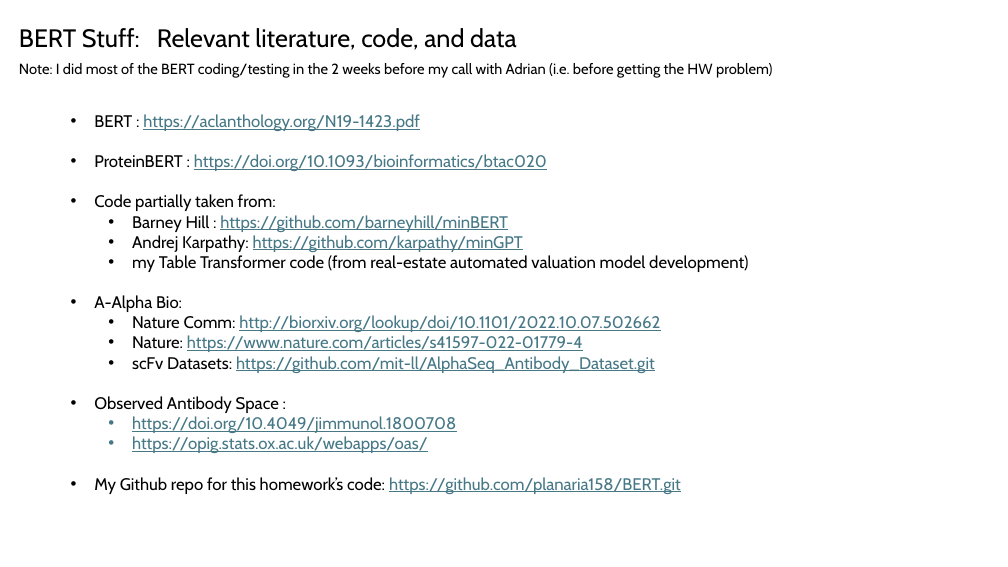
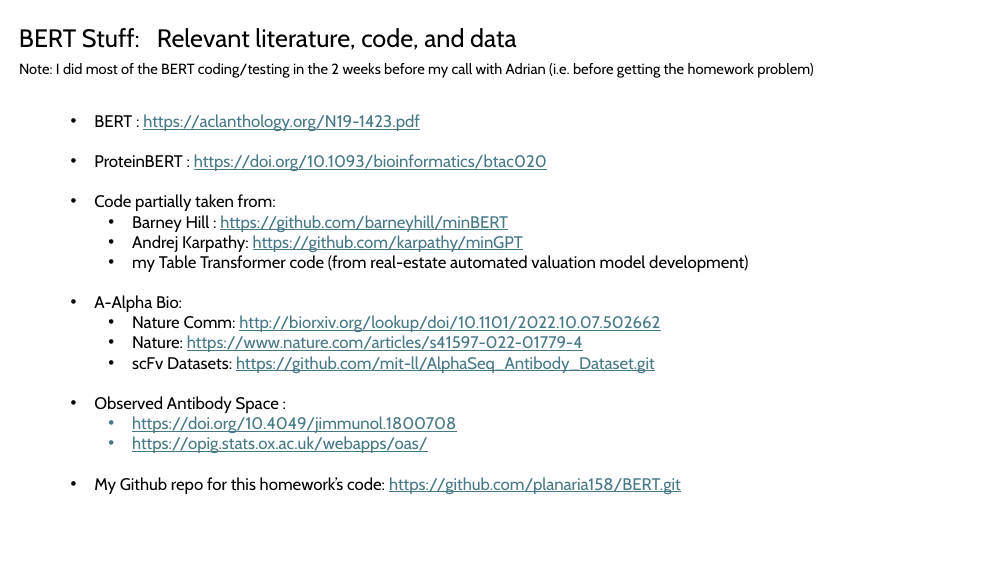
Before and after one commit to planaria158/BERT-antibody-antigen-binding-energy, a slide deck: slide 19 of Homework-aAlphaBio.pptx (slide 23 before the commit). Drawn at 1008x567 pixels with LibreOffice and Linux fonts; fonts in the diff are those of the drawing. Boxes give left, top, right and bottom in pixels: in the first picture for what was removed or moved away, otherwise in the second. Text is boxed around its words. In the diff, an @@ line names an element or a change of style, - is before the commit and + after.

```diff
--- a/Homework-aAlphaBio.pptx
+++ b/Homework-aAlphaBio.pptx
@@ text at bbox=[19, 63, 813, 78]: text changed @@
-Note: I did most of the BERT coding/testing in the 2 weeks before my call with Adrian (i.e. before getting the HW problem)
+Note: I did most of the BERT coding/testing in the 2 weeks before my call with Adrian (i.e. before getting the homework problem)
```
Also in this commit, not shown: 13 other slides changed, 4 slides added, 2 slides removed.
